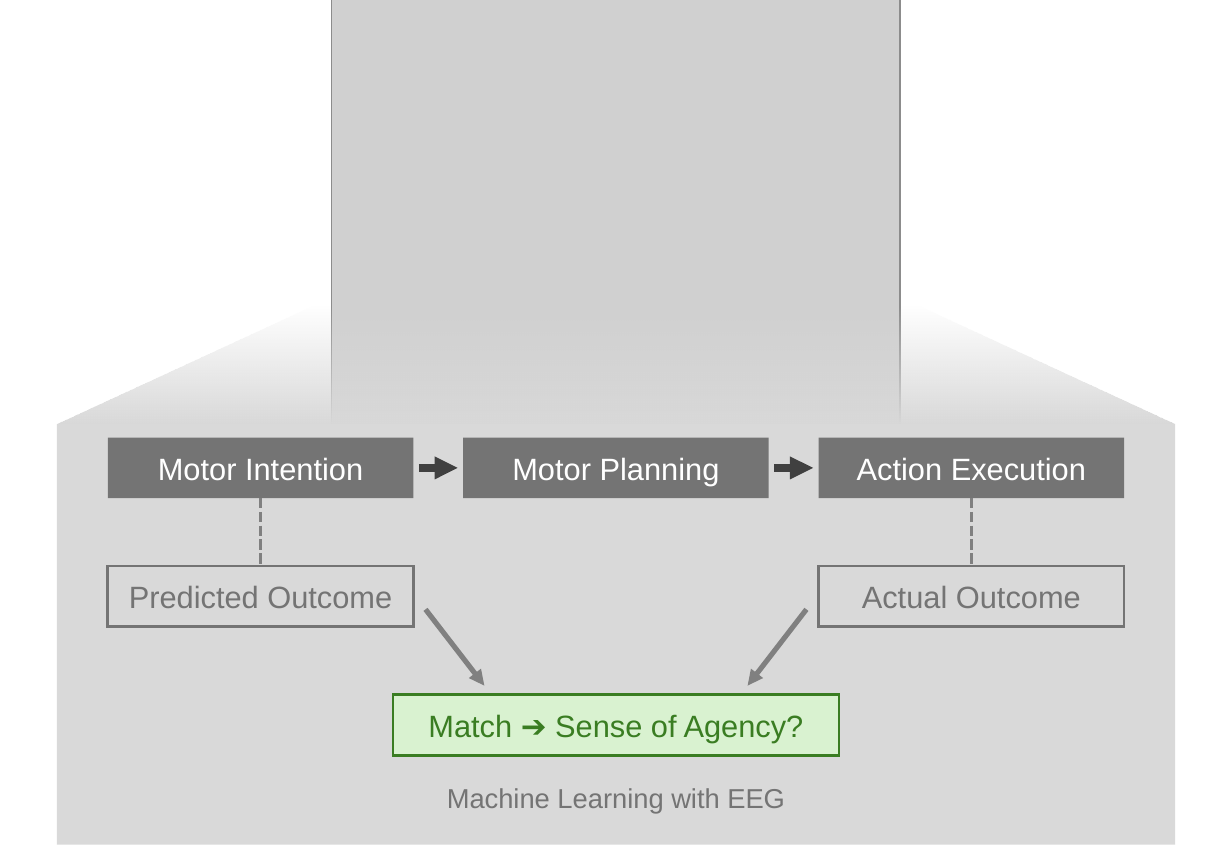
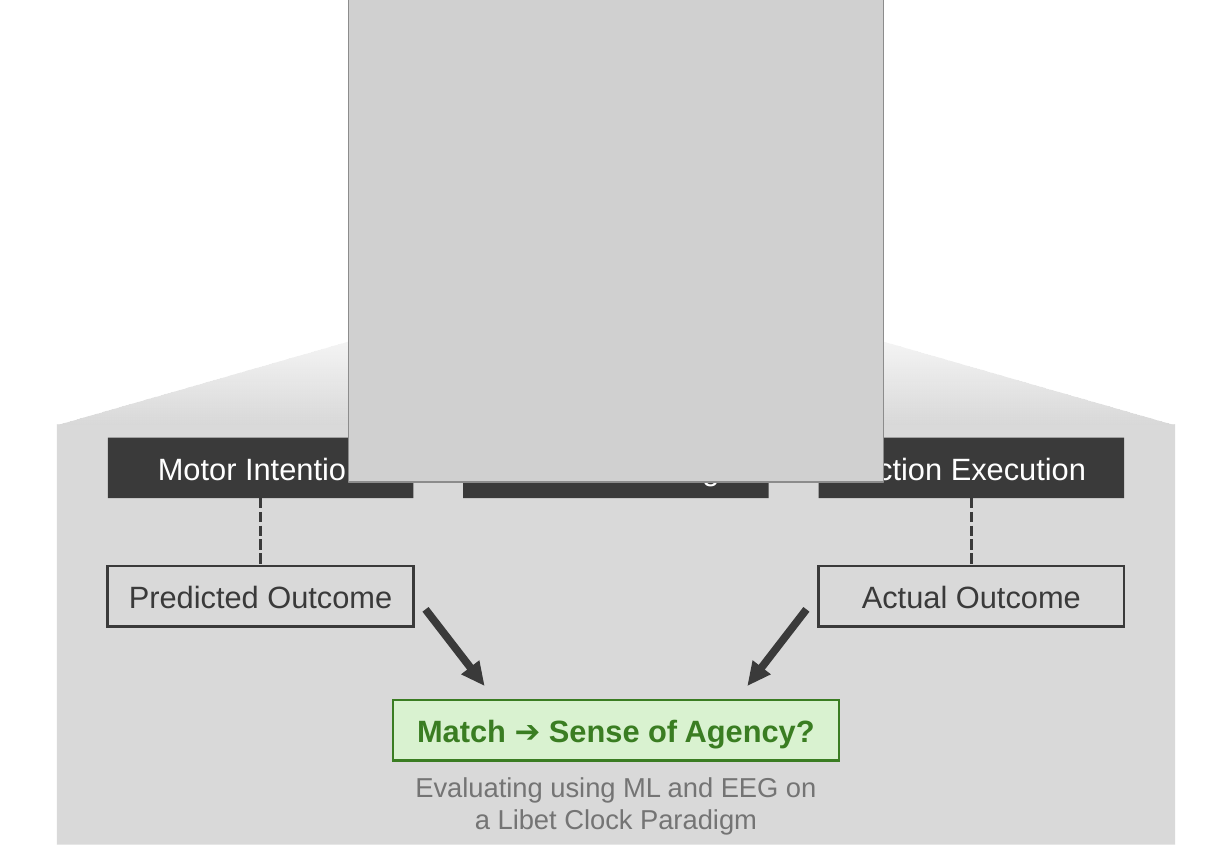
Before and after one commit to anwaypimpalkar/anwaypimpalkar.github.io, a slide deck: slide 1 of content/iitb/cover.pptx (slide 2 before the commit). Drawn at 1232x862 pixels with LibreOffice and Linux fonts; fonts in the diff are those of the drawing; grey boxes stand for pictures; background and template pictures are left out. Boxes give left, top, right and bottom in pixels: in the first picture for what was removed or moved away, otherwise in the second. Text is boxed around its words. In the diff, an @@ line names an element or a change of style, - is before the commit and + after.

```diff
--- a/content/iitb/cover.pptx
+++ b/content/iitb/cover.pptx
@@ picture: place and size @@
-picture at bbox=[331, 0, 899, 516]
+picture at bbox=[349, 0, 883, 483]
@@ trapezoid at bbox=[57, 310, 1175, 425]: proportions changed @@
@@ fill #747474 to #3A3A3A in 3 elements at bbox=[107, 437, 413, 498], bbox=[463, 437, 769, 498], bbox=[818, 437, 1124, 498] @@
@@ arrow removed from (419, 468) to (458, 468) @@
@@ arrow removed from (774, 468) to (813, 468) @@
@@ line (261, 499) - (261, 567): stroke #808080 2 pt dashed to #3A3A3A 2 pt dashed @@
@@ line (971, 499) - (971, 567): stroke #808080 2 pt dashed to #3A3A3A 2 pt dashed @@
@@ rectangle "Predicted Outcome" at bbox=[107, 567, 413, 627]: text colour #747474 to #3A3A3A; outline #747474 1.5 pt to #3A3A3A 1.5 pt @@
@@ rectangle "Actual Outcome" at bbox=[818, 567, 1124, 627]: text colour #747474 to #3A3A3A; outline #747474 1.5 pt to #3A3A3A 1.5 pt @@
@@ arrow (425, 610) - (484, 686): stroke #808080 3 pt to #3A3A3A 4.5 pt @@
@@ arrow (807, 610) - (748, 686): stroke #808080 3 pt to #3A3A3A 4.5 pt @@
@@ rectangle "Match ➔ Sense of Agency?": place and size @@
-rectangle "Match ➔ Sense of Agency?" at bbox=[393, 695, 839, 755]
+rectangle "Match ➔ Sense of Agency?" at bbox=[393, 700, 839, 760]
@@ rectangle "Match ➔ Sense of Agency?" at bbox=[393, 700, 839, 760]: bold on @@
@@ text at bbox=[415, 777, 816, 835]: text changed @@
-Machine Learning with EEG
+Evaluating using ML and EEG on a Libet Clock Paradigm
```
Also in this commit, not shown: 1 slide removed, 24 other files.
